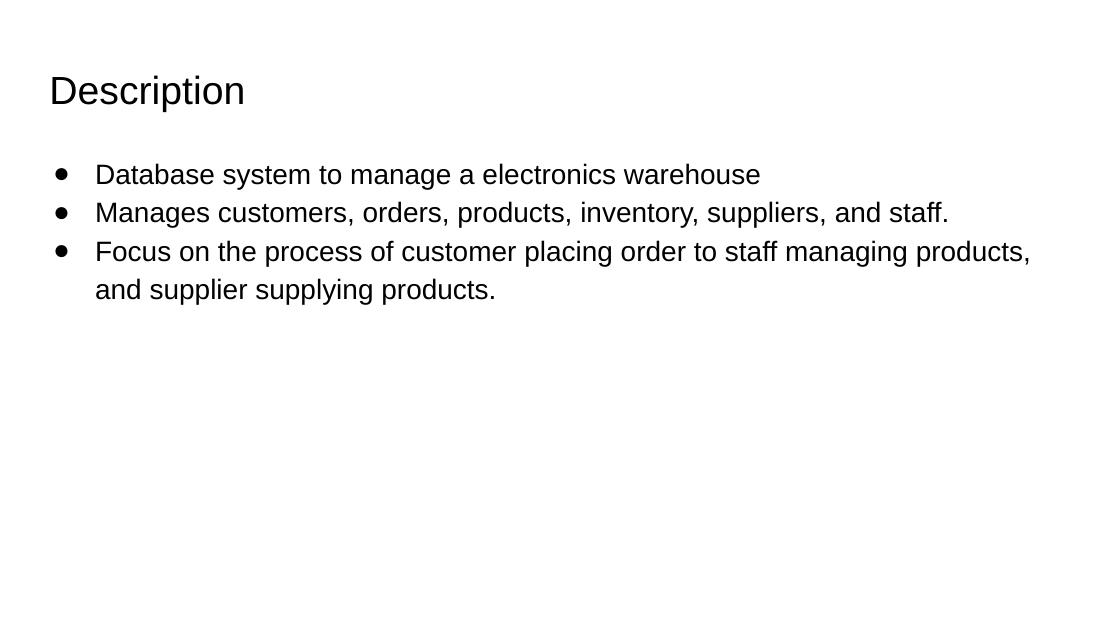
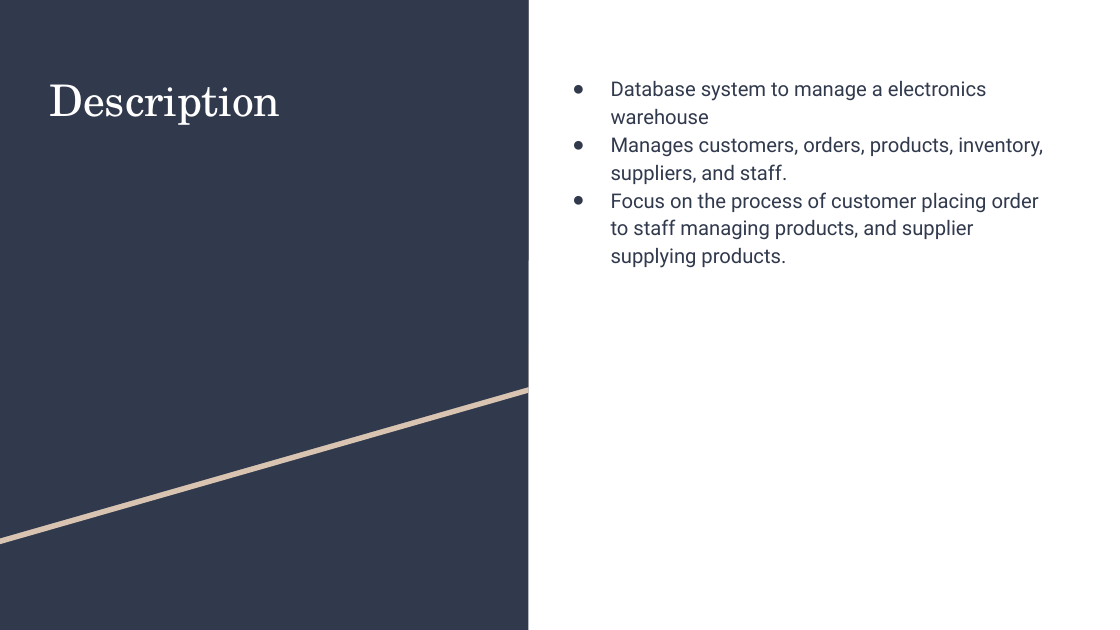
Before and after one commit to elginli/CSE-111-Project, a slide deck: slide 2 of Checkpoint3-slides.pptx. Drawn at 1120x630 pixels with LibreOffice and Linux fonts; fonts in the diff are those of the drawing. Boxes give left, top, right and bottom in pixels: in the first picture for what was removed or moved away, otherwise in the second. Text is boxed around its words. In the diff, an @@ line names an element or a change of style, - is before the commit and + after.

```diff
--- a/Checkpoint3-slides.pptx
+++ b/Checkpoint3-slides.pptx
@@ rectangle added at (0,0,529,629), fill #31394D @@
@@ freeform shape added at (0,6,529,544), fill #D9C4B1 @@
@@ freeform shape added at (0,0,529,539), fill #31394D @@
@@ title "Description": place and size @@
-title "Description" at (49,75,245,112)
+title "Description" at (49,84,280,125)
@@ title "Description" at (49,84,280,125): size 25.2 to 28 pt, font Arial to TeX Gyre Schola, text colour #000000 to #FFFFFF @@
@@ text "Database system to manage a ...": place and size @@
-text "Database system to manage a ..." at (95,163,1031,305)
+text "Database system to manage a ..." at (611,81,1043,268)
@@ text "Database system to manage a ..." at (611,81,1043,268): size 18 to 13 pt, font Arial to Roboto, text colour #000000 to #31394D; indent changed; bullet colour #000000 to #31394D @@
```
Also in this commit, not shown: 5 other slides changed, 2 other files.
